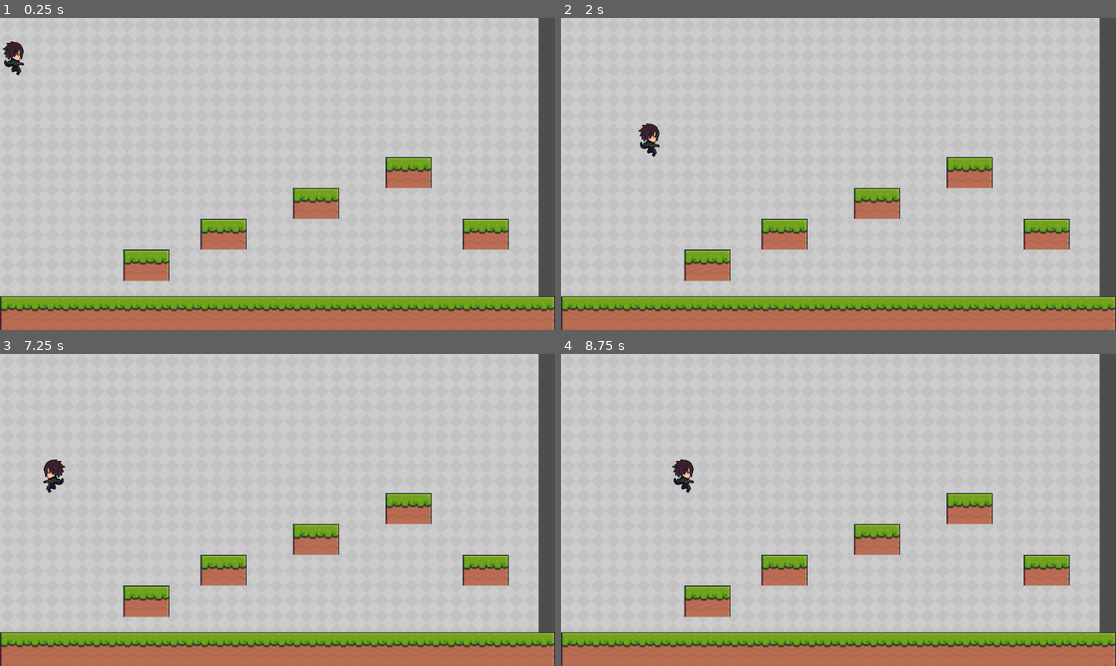
Above: before the commit, frames 1-4 (two rows, left to right).
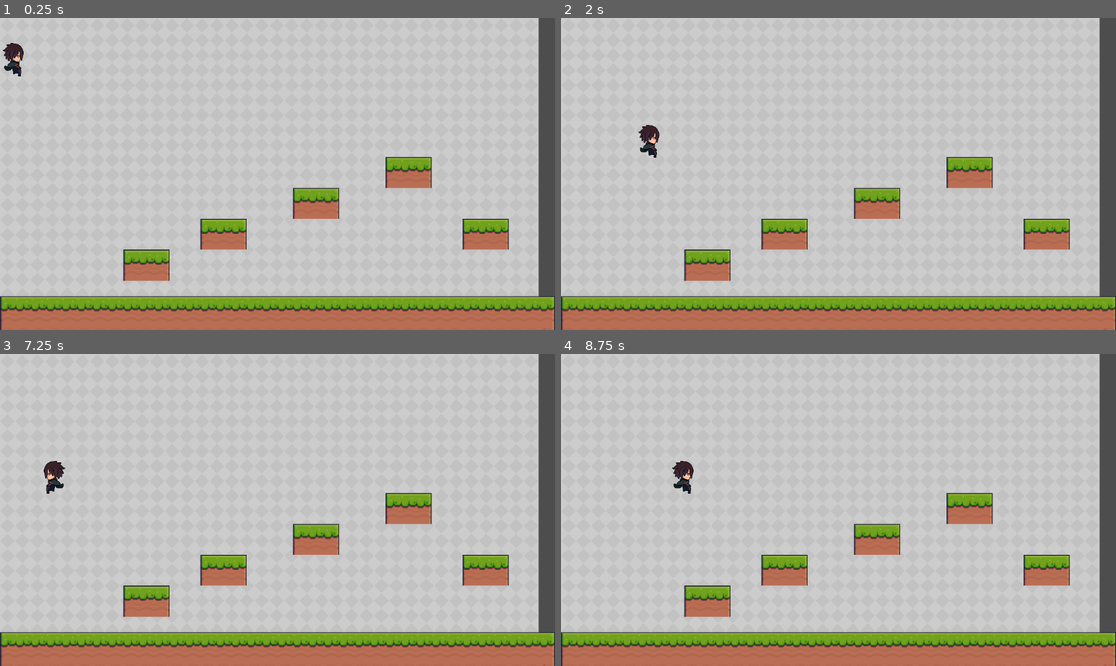
Above: after the commit, the same moments.

Repository: RocketRy-godot/godot-project
Game: Godot game, scene res://main.tscn
Two runs of this game, one before a commit and one after it. Both use one fixed random seed, a clock stepped at 60 frames per second and the inputs below. This scene is started directly instead of the project's main scene.
Inputs:
- Up to frame 1 (0.25 s): no input
- Up to frame 2 (2 s): hold D (right) from 0.53 s (still down); tap Space (jump) at 0.6, 0.77, 1.07, 1.52, 1.55, 1.82 s; tap Shift (run) at 1.35 s
- Up to frame 3 (7.25 s): release D (right) at 2.03 s; hold A (left) 2.03-2.78 s; tap Space (jump) at 2.1, 3.02, 3.05, 3.32, 3.6, 3.77, 4.07, 4.52, 4.55, 4.82, 5.1, 6.02, 6.05, 6.32, 6.6, 6.77, 7.07 s; hold D (right) 2.78-4.28 s; tap Shift (run) at 2.85, 4.35, 5.85 s; hold A (left) 4.28-5.03 s; hold D (right) 5.03-5.78 s; hold A (left) from 5.78 s (still down)
- Up to frame 4 (8.75 s): release A (left) at 7.28 s; hold D (right) from 7.28 s (still down); tap Shift (run) at 7.35 s; tap Space (jump) at 7.52, 7.55, 7.82, 8.1 s

The runs differ from the first frame. In frame 1, 0.2% of the frame differs, in the area x 0-5%, y 7-19%; in frame 2, 0.2%; in frame 3, 0.2%; in frame 4, 0.2%, in the area x 20-25%, y 33-45%.

Commit message:
minor change in speed.

Diff:
--- a/main.tscn
+++ b/main.tscn
@@ -261,7 +261,7 @@
 }],
 "loop": true,
 "name": &"fall",
-"speed": 12.0
+"speed": 20.0
 }, {
 "frames": [{
 "duration": 1.0,
@@ -581,9 +581,8 @@
 position = Vector2(66, 17)
 scale = Vector2(2.02344, 2.02344)
 sprite_frames = SubResource("SpriteFrames_asm46")
-animation = &"jump_up"
+animation = &"fall"
 autoplay = "idle"
-frame_progress = 0.765941
 metadata/_edit_group_ = true
 
 [node name="CollisionShape2D" type="CollisionShape2D" parent="CharacterBody2D"]
--- a/project.godot
+++ b/project.godot
@@ -10,7 +10,7 @@
 
 [application]
 
-config/name="PlatformerForPanoPly. COPY"
+config/name="PlatformerForPanoPly"
 run/main_scene="res://main_menu.tscn"
 config/features=PackedStringArray("4.3", "GL Compatibility")
 
